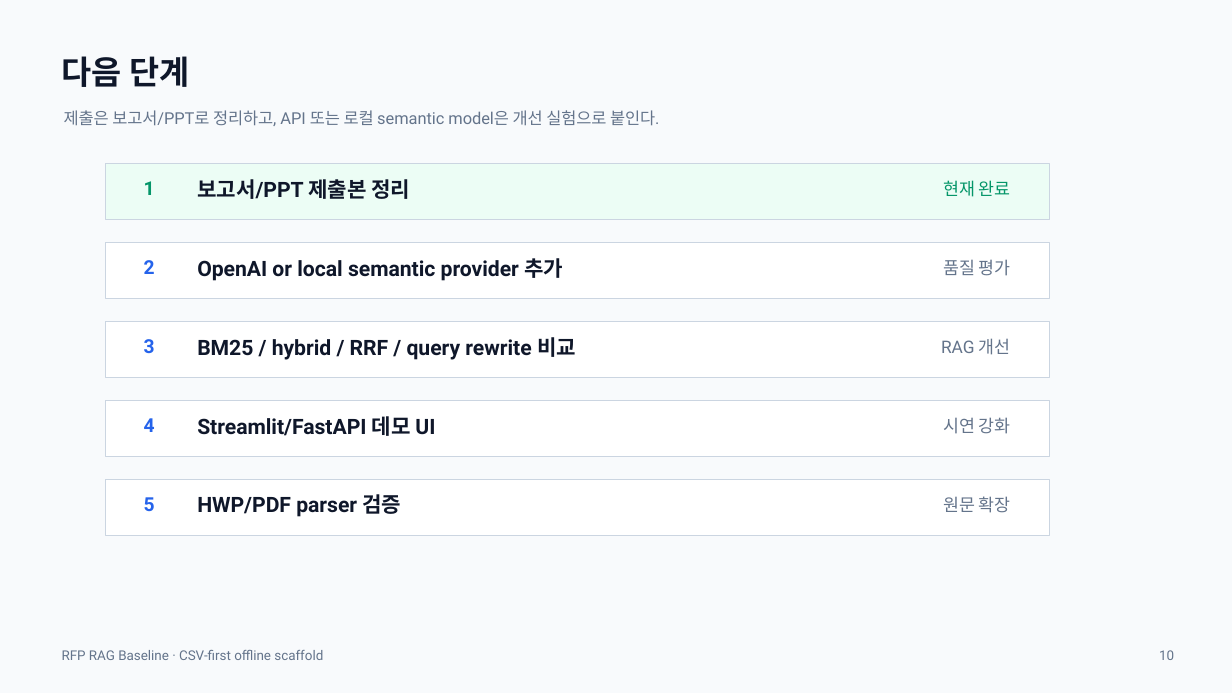
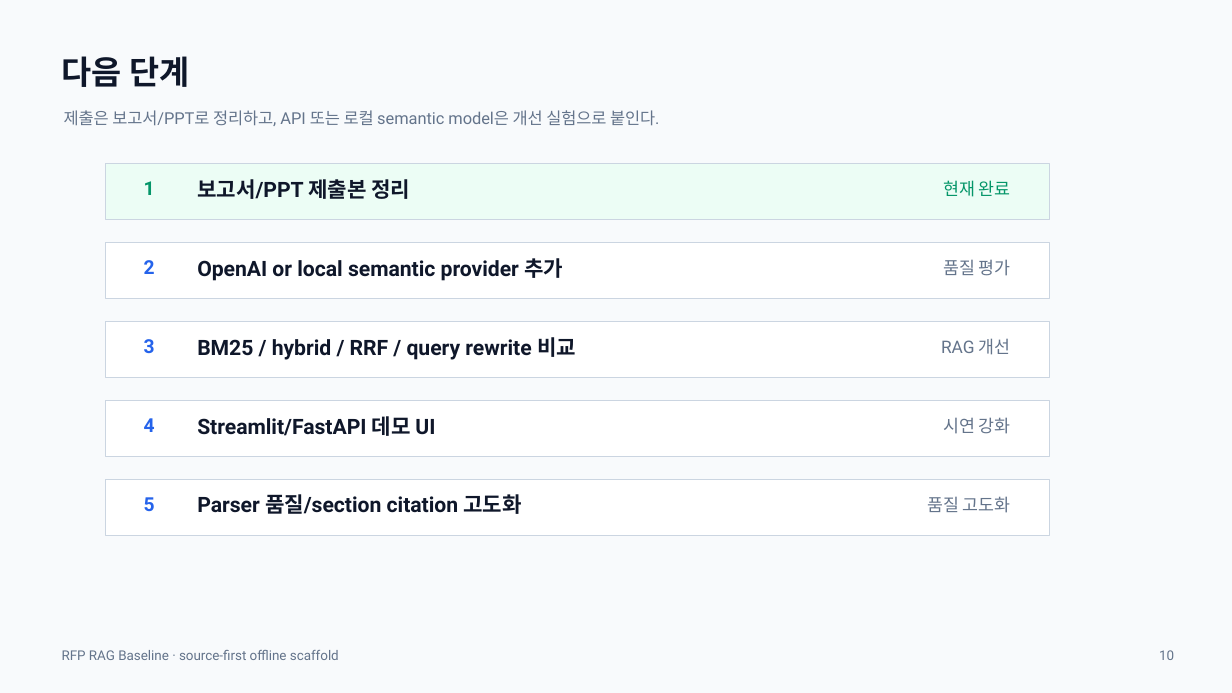
Before and after one commit to hskim-solv/rfp-rag, a slide deck: slide 10 of deliverables/rfp-rag-baseline-presentation.pptx. Drawn at 1232x693 pixels with LibreOffice and Linux fonts; fonts in the diff are those of the drawing. Boxes give left, top, right and bottom in pixels: in the first picture for what was removed or moved away, otherwise in the second. Text is boxed around its words. In the diff, an @@ line names an element or a change of style, - is before the commit and + after.

Commit message:
feat: make RAG indexing source-first

```diff
--- a/deliverables/rfp-rag-baseline-presentation.pptx
+++ b/deliverables/rfp-rag-baseline-presentation.pptx
@@ text at (x1=197, y1=494, x2=521, y2=514): text changed @@
-HWP/PDF parser 검증
+Parser 품질/section citation 고도화
@@ text at (x1=927, y1=496, x2=1011, y2=513): text changed @@
-원문 확장
+품질 고도화
@@ text at (x1=62, y1=650, x2=339, y2=660): text changed @@
-RFP RAG Baseline · CSV-first offline scaffold
+RFP RAG Baseline · source-first offline scaffold
```
Also in this commit, not shown: 9 other slides changed, 23 other files.
